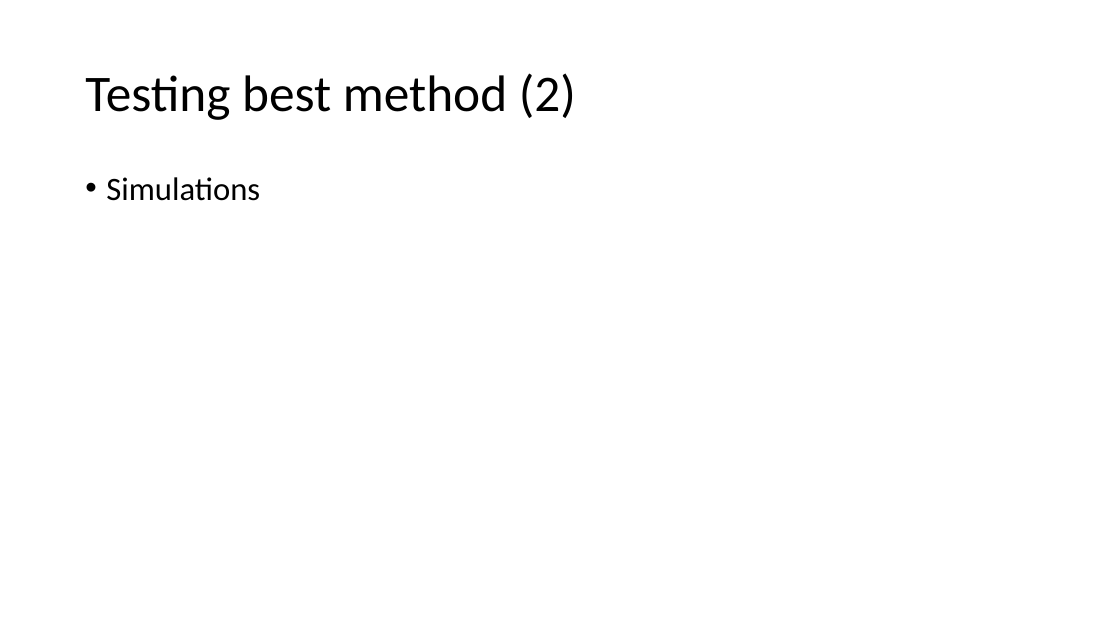
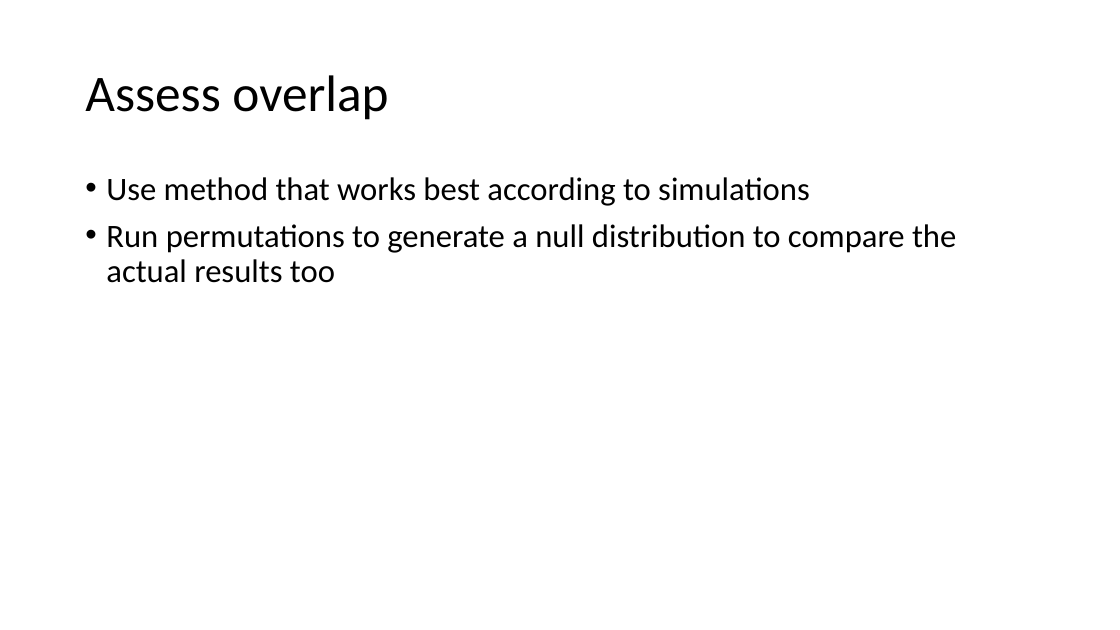
Before and after one commit to thomasbattram/thesis, a slide deck: slide 9 of meetings/2020-07-01/ewas-gwas-comparison-paper.pptx (slide 6 before the commit). Drawn at 1120x630 pixels with LibreOffice and Linux fonts; fonts in the diff are those of the drawing. Boxes give left, top, right and bottom in pixels: in the first picture for what was removed or moved away, otherwise in the second. Text is boxed around its words. In the diff, an @@ line names an element or a change of style, - is before the commit and + after.

```diff
--- a/meetings/2020-07-01/ewas-gwas-comparison-paper.pptx
+++ b/meetings/2020-07-01/ewas-gwas-comparison-paper.pptx
@@ title at bbox=[85, 75, 388, 120]: text changed @@
-Testing best method (2)
+Assess overlap
@@ text at bbox=[106, 177, 956, 283]: text changed @@
-• Simulations
+• Use method that works best according to simulations
+• Run permutations to generate a null distribution to compare the actual results too
```
Also in this commit, not shown: 5 other slides changed, 4 slides added, 1 slide removed, 2 other files.
